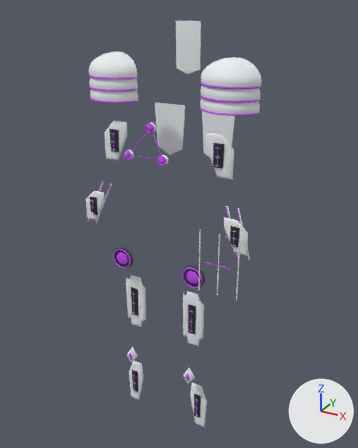
What one commit did to the OBJ model ArtSource/Heroes/ConceptModels/Ione-new-parts.obj.
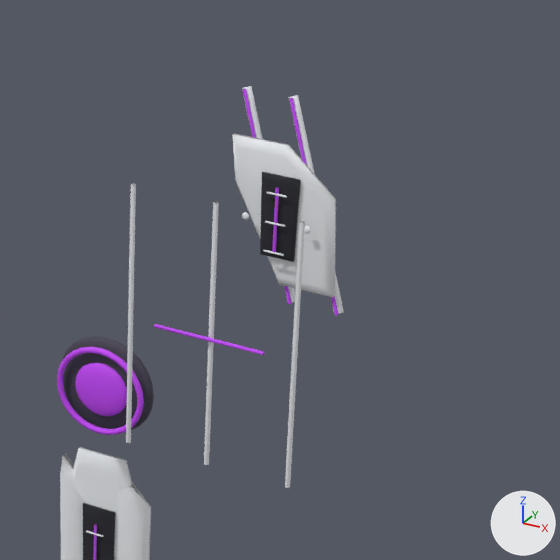
There are two pictures of each version: one whole from a 50 mm lens placed at (0.851, -1.506, 1.853), pointed at (0.04, -0.033, 1.116), one close up on the part from 47% to 84% of the width and 41% to 71% of the height. Lighting does not change. The marker at lower right points along +X, +Y and +Z. The last two pictures show the newer version. Where no turn or scale is listed for an object, it has been applied to the vertices. Vertices at exactly the same position are counted once.

Script lines for the objects in view, before the commit:
```python
me_ione_new_parts = bpy.data.meshes.new('Ione-new-parts')
me_ione_new_parts.from_pydata(...)  # 9024 vertices, 17132 faces; spans x -0.34..0.4, y -0.35..0.17, z 0.23..1.81
# faces by material slot: [6660, 9060, 1056, 356]
me_ione_new_parts.materials.append(mat_ione_surface_2)  # white #eceff2
me_ione_new_parts.materials.append(mat_ione_surface_3)  # purple #c748f9
me_ione_new_parts.materials.append(mat_ione_surface_1)  # dark grey #423f4d
me_ione_new_parts.materials.append(mat_ione_surface_0)  # black #24262d
ob_ione_new_parts = bpy.data.objects.new('Ione-new-parts', me_ione_new_parts)
ob_ione_new_parts.location = (0.0, 0.0, 0.0)
```
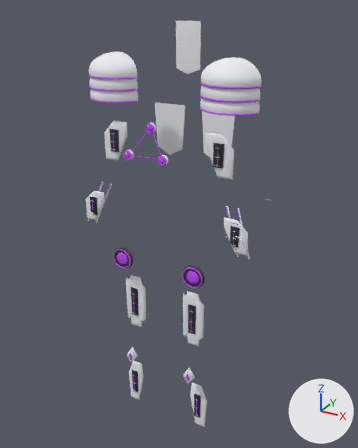
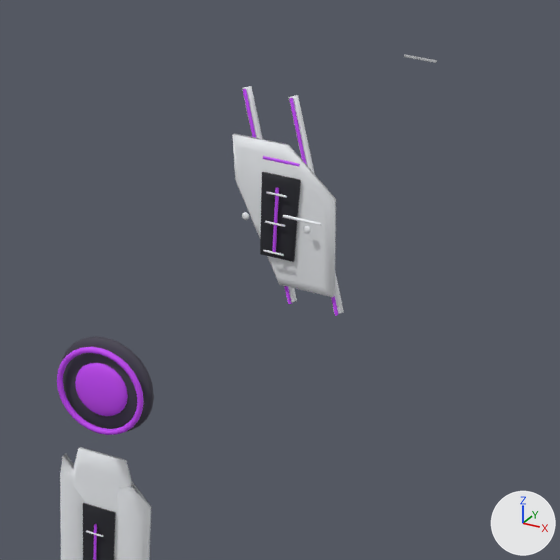
Diff of the bpy script that builds the scene:
```diff
--- a/ArtSource/Heroes/ConceptModels/Ione-new-parts.obj.py
+++ b/ArtSource/Heroes/ConceptModels/Ione-new-parts.obj.py
@@ me_ione_new_parts @@
 # used by ob_ione_new_parts; location = (0.0, 0.0, 0.0)
-me_ione_new_parts.from_pydata(...)  # 9024 vertices, 17132 faces; spans x -0.34..0.4, y -0.35..0.17, z 0.23..1.81
+me_ione_new_parts.from_pydata(...)  # 9012 vertices, 17112 faces; spans x -0.34..0.38, y -0.25..0.17, z 0.23..1.81
+# me_ione_new_parts part 1: the loose piece of 12 vertices spanning x 0.28, y -0.34, z 1.07..1.27 is turned 90 degrees about the y axis through its middle and scaled by 0.139, then moved by (0.05, 0.43, 0.06)
+# me_ione_new_parts part 2: the loose piece of 12 vertices spanning x 0.4, y -0.34, z 1.07..1.27 is deleted
+# me_ione_new_parts part 3: 20 faces spanning x 0.32..0.35, y -0.21, z 1.25 switch from mat_ione_surface_2 (white #eceff2) to mat_ione_surface_3 (purple #c748f9)
+# me_ione_new_parts part 4: 20 faces spanning x 0.35..0.38, y -0.25, z 1.22..1.23 switch from mat_ione_surface_3 (purple #c748f9) to mat_ione_surface_2 (white #eceff2)
+# other edits to the shape of me_ione_new_parts do not show in these pictures
 me_ione_new_parts.materials.append(mat_ione_surface_1)
```

Location of each change, [x1, y1, x2, y2] in pixels of the close-ups (560 x 560 px; the box of a moved part takes in the faces that stretch with it):
'Ione-new-parts', reshaped: before [57, 86, 344, 560]; after [57, 54, 437, 560]
part 1 of me_ione_new_parts, moved or reshaped: before [126, 183, 136, 443]; after [404, 54, 437, 63]
part 2 of me_ione_new_parts, deleted: before [285, 221, 305, 488]
part 3 of me_ione_new_parts, recoloured: before [204, 202, 219, 465]; after [263, 156, 300, 166]
part 4 of me_ione_new_parts, recoloured: before [154, 324, 265, 355]; after [283, 215, 321, 226]
